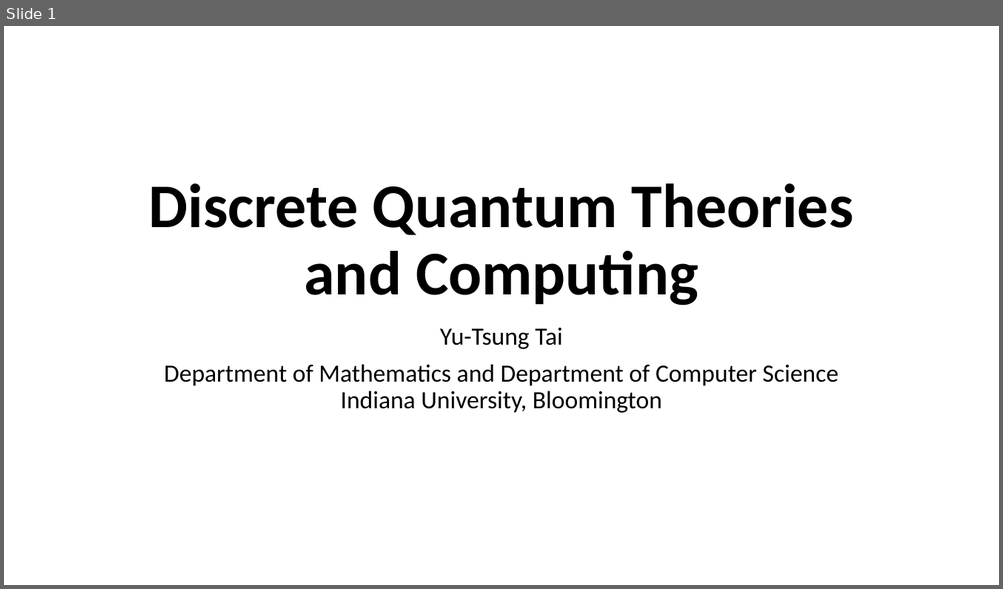
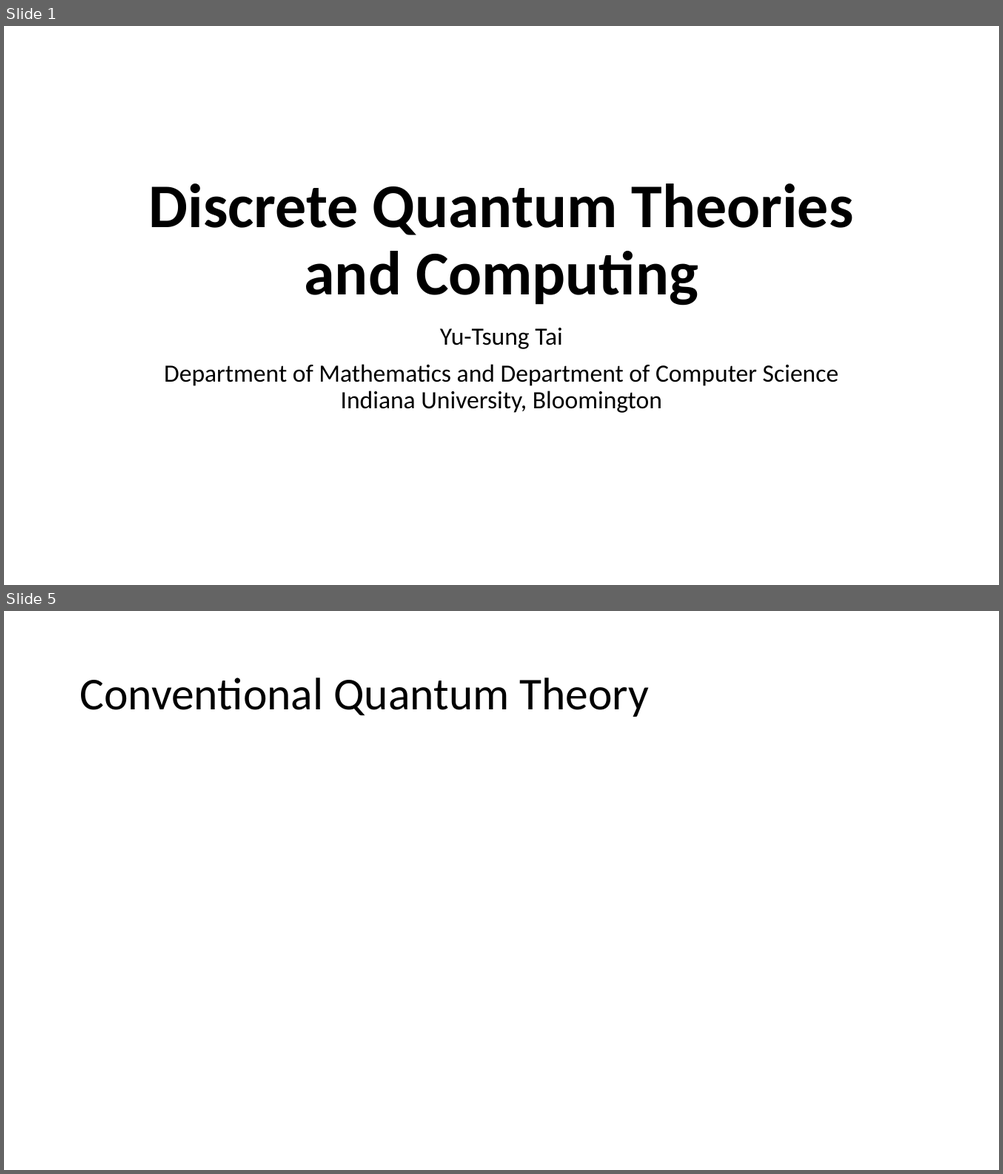
Before and after one commit to yuttai/Contextuality-and-Nonlocality-in-Discrete-Quantum-Theory, a slide deck: defense.pptx. Shown one above the other, each under a label of ours: slide 1 before the commit, slides 1 and 5 after it; the slides between them are not shown. The pictures are 1003x589 and 1003x1174 pixels, drawn with LibreOffice and Linux fonts; fonts in the diff are those of the drawing; grey boxes stand for pictures. Boxes give left, top, right and bottom in pixels: in the first picture for what was removed or moved away, otherwise in the second. Text is boxed around its words. In the diff, an @@ line names an element or a change of style, - is before the commit and + after.

```diff
--- a/defense.pptx
+++ b/defense.pptx
@@ slide 5 added at (x1=4, y1=611, x2=999, y2=1170), background #FFFFFF @@
@@ title added at (x1=79, y1=678, x2=649, y2=717), 44 pt, text #000000 @@
+Conventional Quantum Theory
```
Also in this commit, not shown: 5 other slides added, 1 slide removed.
